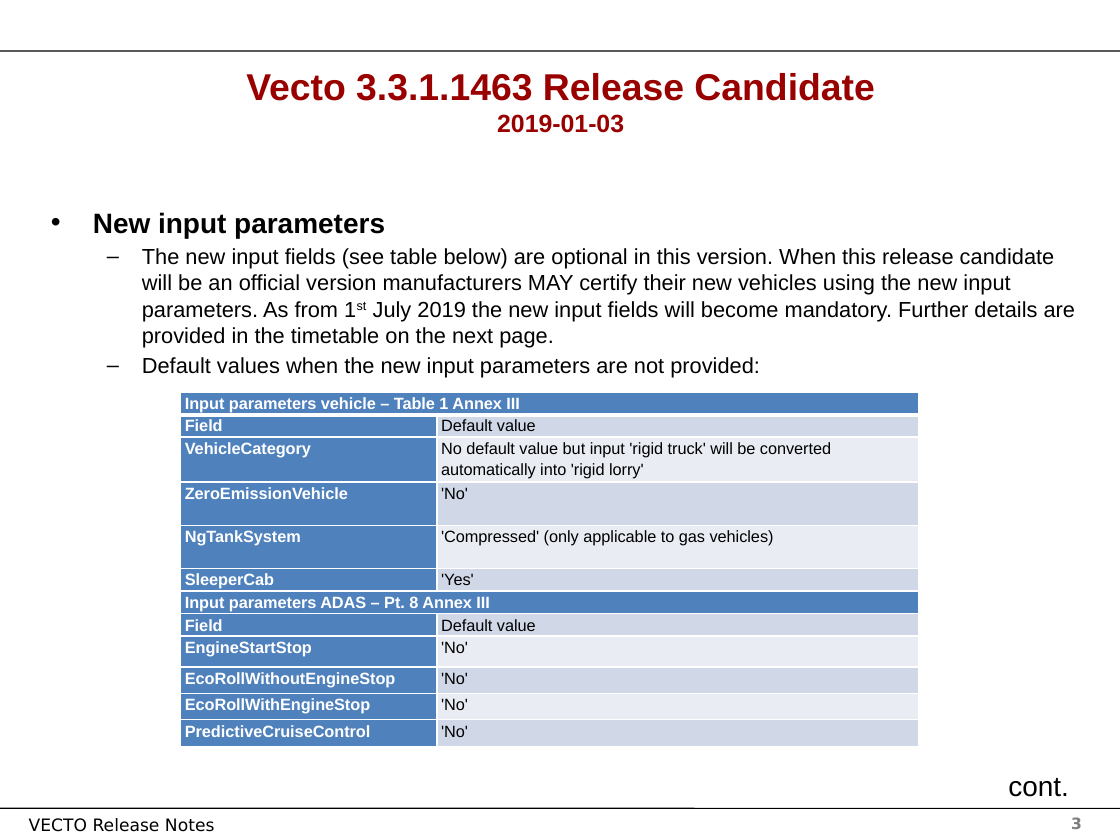
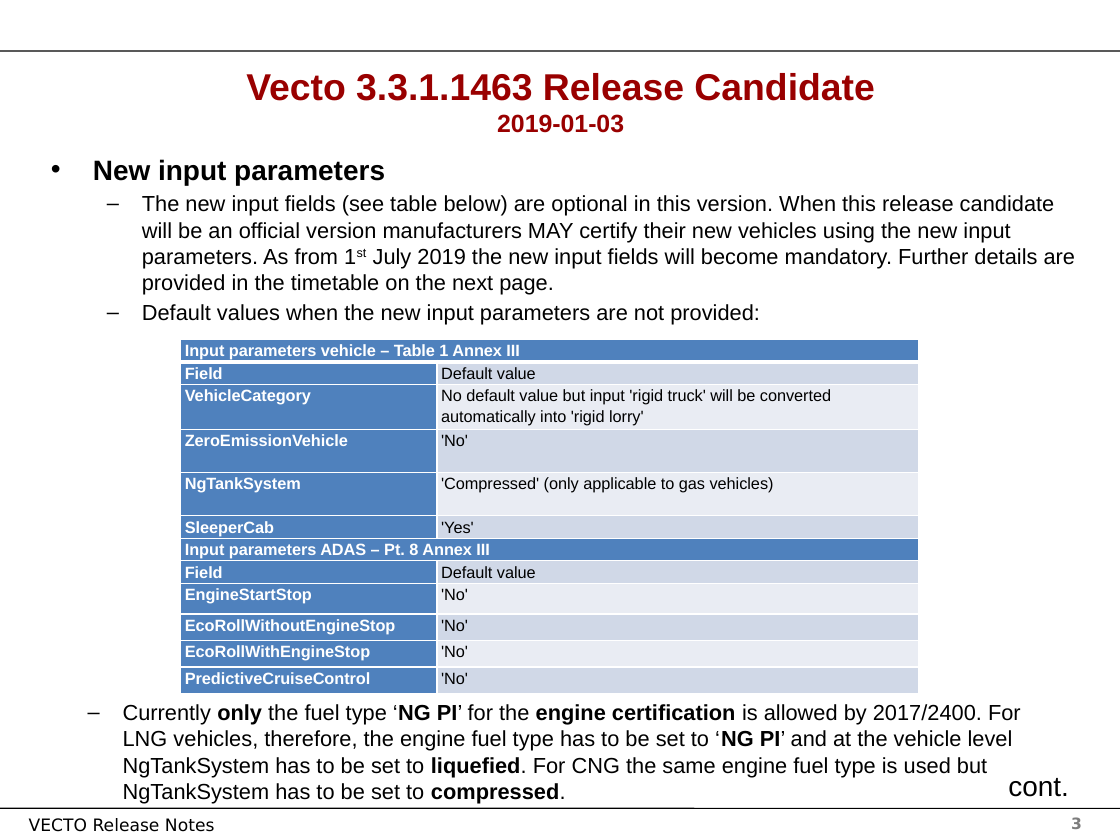
Before and after one commit to tanawadeatharva/BharatVECTO, a slide deck: slide 3 of Documentation/User Manual Source/Release Notes Vecto3.x.pptx. Drawn at 1120x840 pixels with LibreOffice and Linux fonts; fonts in the diff are those of the drawing; background and template pictures are left out. Boxes give left, top, right and bottom in pixels: in the first picture for what was removed or moved away, otherwise in the second. Text is boxed around its words. In the diff, an @@ line names an element or a change of style, - is before the commit and + after.

```diff
--- a/Documentation/User Manual Source/Release Notes Vecto3.x.pptx
+++ b/Documentation/User Manual Source/Release Notes Vecto3.x.pptx
@@ text "New input parameters": place and size @@
-text "New input parameters" at (93, 212, 1075, 378)
+text "New input parameters" at (93, 159, 1075, 325)
@@ table: place and size @@
-table at (180, 392, 918, 746)
+table at (180, 339, 918, 693)
@@ text added at (123, 704, 1021, 804), 14 pt, text #000000 @@
+  – Currently only the fuel type ‘NG PI’ for the engine certification is allowed by 2017/2400. For LNG vehicles, therefore, the engine fuel type has to be set to ‘NG PI’ and at the vehicle level NgTankSystem has to be set to liquefied. For CNG the same engine fuel type is used but NgTankSystem has to be set to compressed.
```
Also in this commit, not shown: 1 other file.
